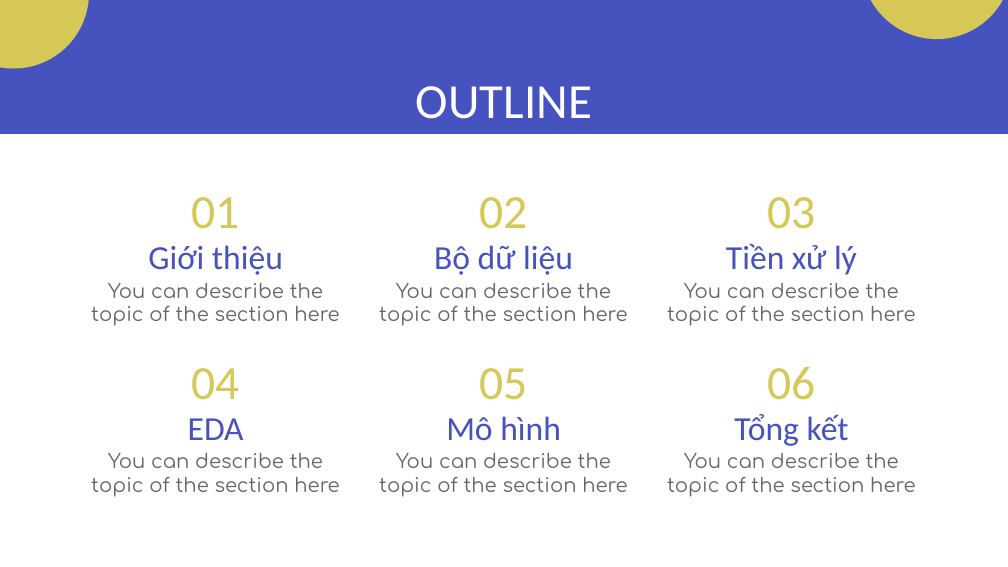
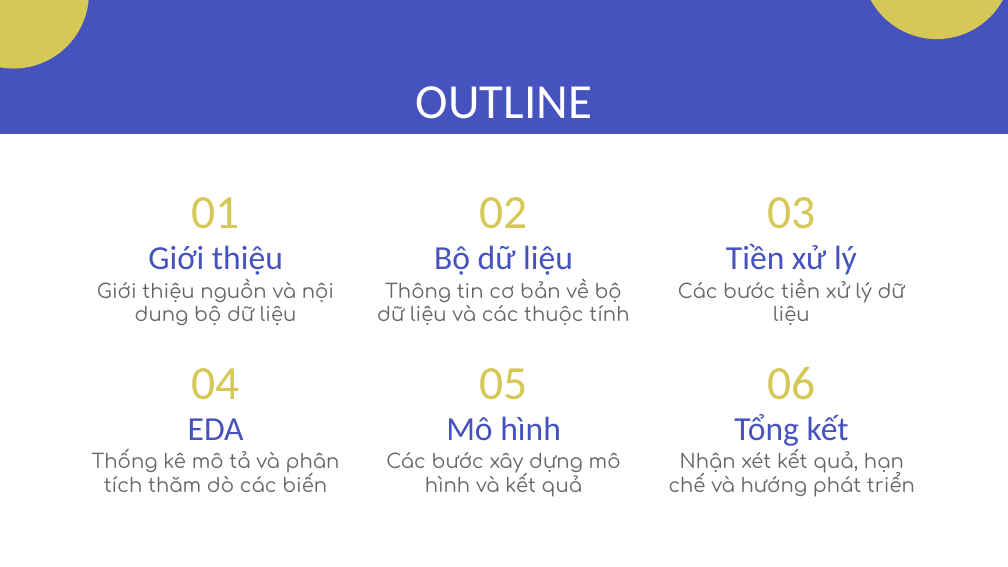
Before and after one commit to Tam1032/Garment-Employee-Productivity, a slide deck: slide 2 of Report/Slide.pptx. Drawn at 1008x567 pixels with LibreOffice and Linux fonts; fonts in the diff are those of the drawing. Boxes give left, top, right and bottom in pixels: in the first picture for what was removed or moved away, otherwise in the second. Text is boxed around its words. In the diff, an @@ line names an element or a change of style, - is before the commit and + after.

```diff
--- a/Report/Slide.pptx
+++ b/Report/Slide.pptx
@@ subtitle at [97, 278, 334, 325]: text changed @@
-You can describe the topic of the section here
+Giới thiệu nguồn và nội dung bộ dữ liệu
@@ subtitle at [377, 278, 629, 325]: text changed @@
-You can describe the topic of the section here
+Thông tin cơ bản về bộ dữ liệu và các thuộc tính
@@ subtitle at [678, 278, 905, 325]: text changed @@
-You can describe the topic of the section here
+Các bước tiền xử lý dữ liệu
@@ subtitle at [92, 449, 340, 492]: text changed @@
-You can describe the topic of the section here
+Thống kê mô tả và phân tích thăm dò các biến
@@ subtitle at [669, 449, 915, 497]: text changed @@
-You can describe the topic of the section here
+Nhận xét kết quả, hạn chế và hướng phát triển
@@ subtitle at [386, 452, 621, 497]: text changed @@
-You can describe the topic of the section here
+Các bước xây dựng mô hình và kết quả
```
Also in this commit, not shown: 7 other slides changed, 2 slides added, 4 slides removed, 1 other file.
